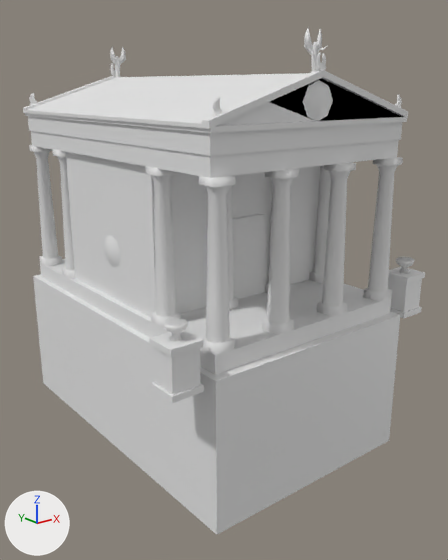
Two versions of the COLLADA model art/meshes/structural/syracuse/temple.dae, one commit apart.
One viewpoint serves both versions: a 50 mm camera at (-22.0, -29.1, 12.9) aimed at (0.3, -1.2, 1.7). The axes (+X, +Y, +Z) are drawn at lower left. The lights are the same throughout. The picture after the commit comes second. Where no turn or scale is listed for an object, it has been applied to the vertices.

Names of what the first picture shows: 'temple'.
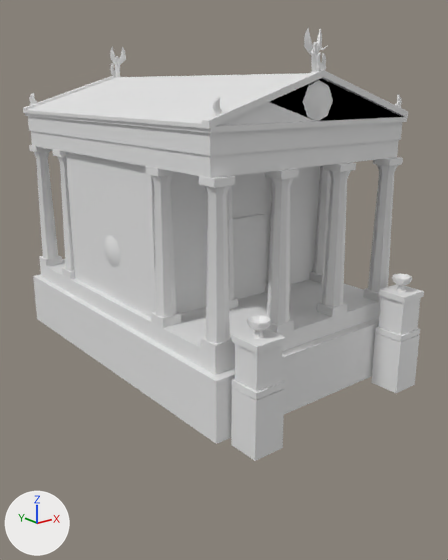
Where the newer file only moved an object's origin or applied its transform, the numbers keep the older frame.

What differs and where, as boxes [x1, y1, x2, y2] in the pictures (448 x 560 px; the box of a moved part takes in the faces that stretch with it):
```json
{"object": "temple", "change": "reshaped", "before": [23, 28, 425, 535], "after": [23, 28, 424, 461], "on screen": "15% shorter"}
{"part": 1, "of": "me_cubo_4677", "change": "moved or reshaped", "before": [151, 382, 204, 403], "after": [232, 379, 285, 400]}
{"part": 2, "of": "me_cubo_4677", "change": "moved or reshaped", "before": [149, 330, 203, 357], "after": [232, 329, 286, 354]}
{"part": 3, "of": "me_cubo_4677", "change": "moved or reshaped", "before": [153, 347, 200, 395], "after": [235, 344, 282, 392]}
{"part": 4, "of": "me_cubo_4677", "change": "moved or reshaped", "before": [163, 318, 188, 341], "after": [247, 315, 271, 339]}
{"part": 5, "of": "me_cubo_4677", "change": "moved or reshaped", "before": [390, 307, 422, 318], "after": [231, 387, 284, 461]}
{"part": 6, "of": "me_cubo_4677", "change": "added", "after": [375, 326, 420, 342]}
{"part": 7, "of": "me_cubo_4677", "change": "moved or reshaped", "before": [389, 267, 425, 283], "after": [378, 284, 424, 303]}
{"part": 8, "of": "me_cubo_4677", "change": "moved or reshaped", "before": [388, 278, 422, 312], "after": [379, 296, 420, 335]}
{"part": 9, "of": "me_cubo_4677", "change": "moved or reshaped", "before": [396, 257, 414, 273], "after": [392, 274, 412, 292]}
{"part": 10, "of": "me_cubo_4677", "change": "added", "after": [371, 333, 420, 393]}
{"part": 11, "of": "me_cubo_4677", "change": "moved or reshaped", "before": [33, 276, 400, 535], "after": [33, 276, 379, 444]}
```

The change, as JSON lines over the scene's bpy script:
```json
{"block": "me_cubo_4677", "where": "# used by ob_temple; location = (0.0, 0.0, 0.0)"}
{"block": "me_cubo_4677", "where": "# verts and faces of me_cubo_4677; kept vertices keep their numbers, new ones are numbered from 1360"}
{"block": "me_cubo_4677", "where": "# before: 0 (-6.7, 11.1, -7.8) at pixel (43, 383), 2 (6.6, 11.1, -7.8), 4 (-6.7, -9.4, -7.8) at pixel (216, 534), 6 (6.6, -9.4, -7.8) at pixel (389, 440)"}
{"op": "remove", "block": "me_cubo_4677", "code": "me_cubo_4677.from_pydata(...)  # 1360 vertices, 2080 faces; spans x -8.9..9.0, y -9.4..11.1, z -7.8..15.4"}
{"op": "add", "block": "me_cubo_4677", "code": "me_cubo_4677.from_pydata(...)  # 1376 vertices, 2100 faces; spans x -6.7..6.6, y -11.2..11.1, z -3.0..15.4"}
{"block": "me_cubo_4677", "change": "me_cubo_4677 part 1: the loose piece of 8 vertices spanning x -8.9..-7.2, y -9.2..-7.5, z 0.0..0.3 is moved by (3.0, -2.0, 0.0)"}
{"block": "me_cubo_4677", "change": "me_cubo_4677 part 2: the loose piece of 8 vertices spanning x -8.9..-7.2, y -9.2..-7.5, z 2.2..2.5 is moved by (3.0, -2.0, 0.0)"}
{"block": "me_cubo_4677", "change": "me_cubo_4677 part 3: the loose piece of 8 vertices spanning x -8.8..-7.3, y -9.1..-7.6, z 0.3..2.1 is moved by (3.0, -2.0, 0.0)"}
{"block": "me_cubo_4677", "change": "me_cubo_4677 part 4: the loose piece of 41 vertices spanning x -8.6..-7.6, y -8.9..-7.8, z 2.5..3.3 is moved by (3.0, -2.0, 0.0)"}
{"block": "me_cubo_4677", "change": "me_cubo_4677 part 5: the loose piece of 8 vertices spanning x 7.3..9.0, y -9.2..-7.5, z 0.0..0.3 is scaled about its middle by (1, 1, 9.48), then moved by (-13.2, -2.0, -1.7)"}
{"block": "me_cubo_4677", "change": "me_cubo_4677 part 6: the loose piece of 8 vertices spanning x 7.3..9.0, y -9.2..-7.5, z 0.0..0.3 is copied, and the copy is mirrored in x about its middle, then moved by (-3.0, -2.0, 0.0); it spans x 4.2..5.9, y -11.2..-9.5, z 0.0..0.3"}
{"block": "me_cubo_4677", "change": "me_cubo_4677 part 7: the loose piece of 8 vertices spanning x 7.3..9.0, y -9.2..-7.5, z 2.2..2.5 is mirrored in x about its middle, then moved by (-3.0, -2.0, 0.0)"}
{"block": "me_cubo_4677", "change": "me_cubo_4677 part 8: the loose piece of 8 vertices spanning x 7.4..8.9, y -9.1..-7.6, z 0.3..2.1 is mirrored in x about its middle, then moved by (-3.0, -2.0, 0.0)"}
{"block": "me_cubo_4677", "change": "me_cubo_4677 part 9: the loose piece of 41 vertices spanning x 7.6..8.7, y -8.9..-7.8, z 2.5..3.3 is mirrored in x about its middle, then moved by (-3.1, -2.0, 0.0)"}
{"block": "me_cubo_4677", "change": "me_cubo_4677 part 10: the loose piece of 8 vertices spanning x 7.3..9.0, y -9.2..-7.5, z 0.0..0.3 is copied, and the copy is scaled about its middle by (-1, 1, 9.48), then moved by (-3.0, -2.0, -1.7); it spans x 4.2..5.9, y -11.2..-9.5, z -3.0..0.0"}
{"block": "me_cubo_4677", "change": "me_cubo_4677 part 11"}
{"op": "add", "block": "me_cubo_4677", "code": "for i in [0, 2, 4, 6]: verts[i] += (0.0, 0.0, 5.0)"}
```
